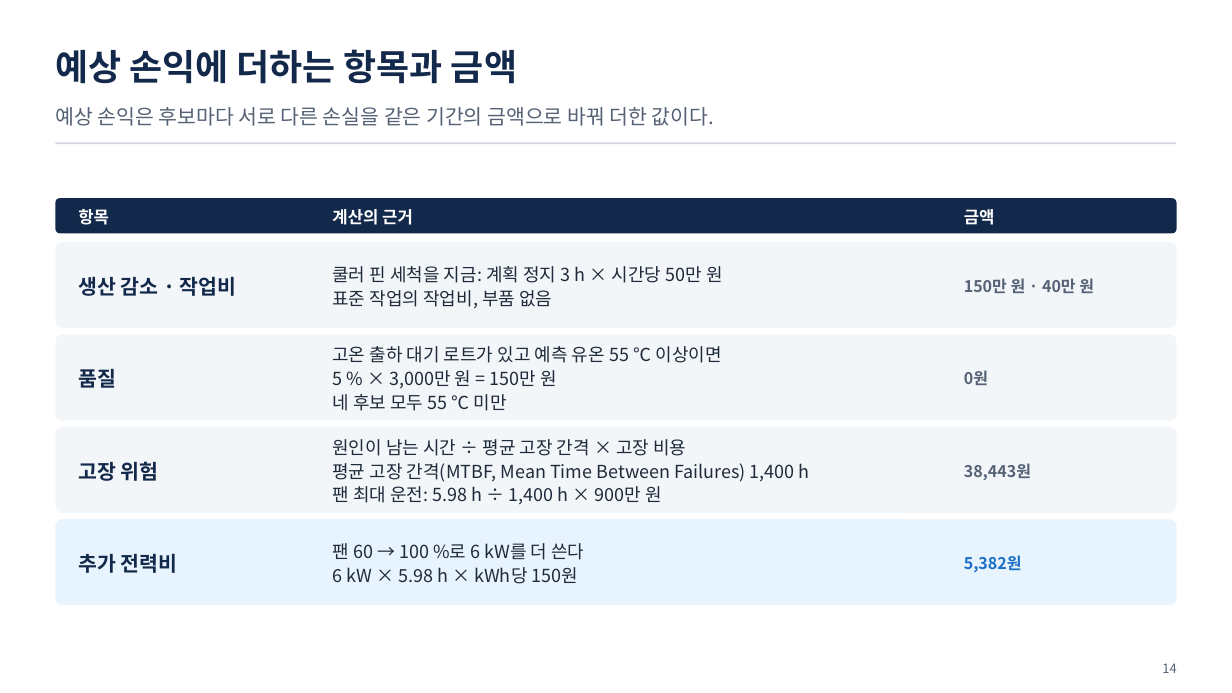
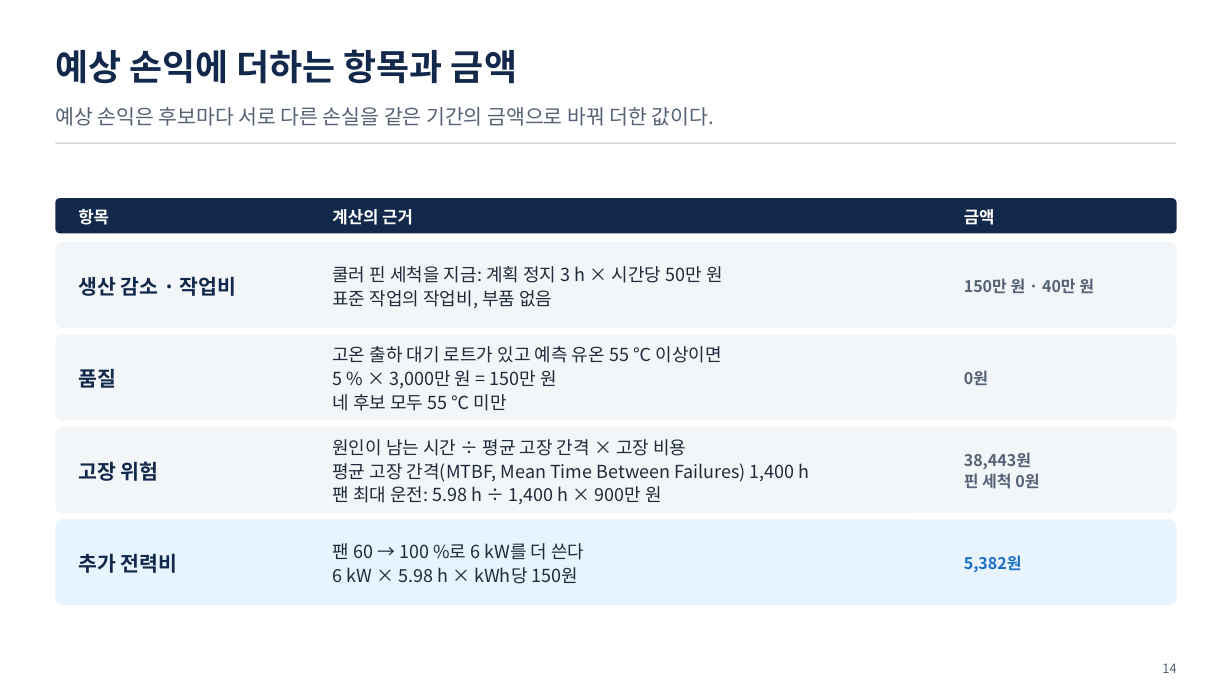
Before and after one commit to uengine-oss/hyd-iot-edu, a slide deck: slide 14 of workspace/강의제작/산출물/실전반/이론/03회차/실전반_03일차.pptx. Drawn at 1232x693 pixels with LibreOffice and Linux fonts; fonts in the diff are those of the drawing. Boxes give left, top, right and bottom in pixels: in the first picture for what was removed or moved away, otherwise in the second. Text is boxed around its words. In the diff, an @@ line names an element or a change of style, - is before the commit and + after.

```diff
--- a/workspace/강의제작/산출물/실전반/이론/03회차/실전반_03일차.pptx
+++ b/workspace/강의제작/산출물/실전반/이론/03회차/실전반_03일차.pptx
@@ text at box(964, 473, 1039, 489): paragraph added @@
+핀 세척 0원
```
Also in this commit, not shown: 2 other slides changed, 31 other files.
